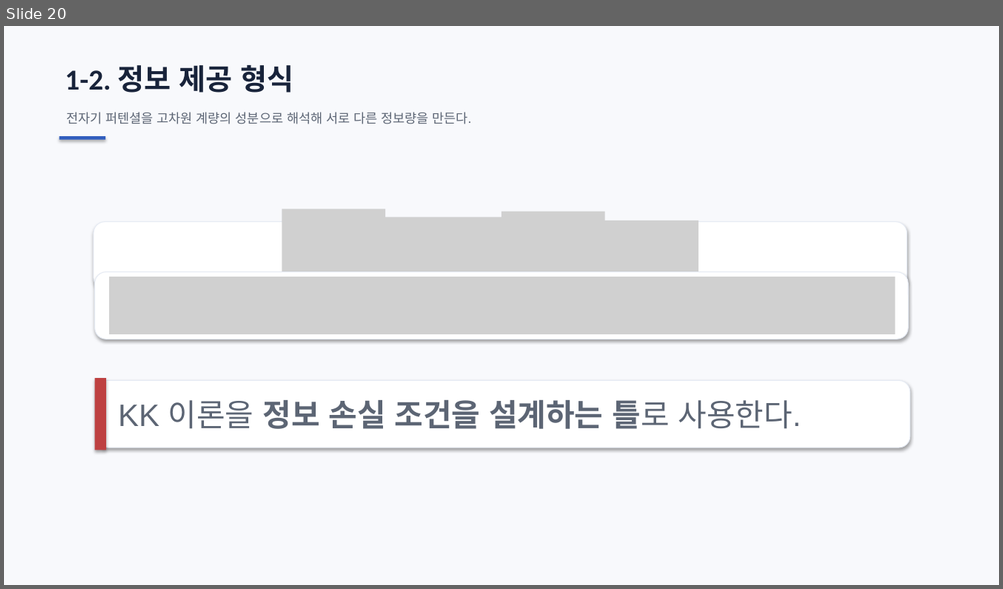
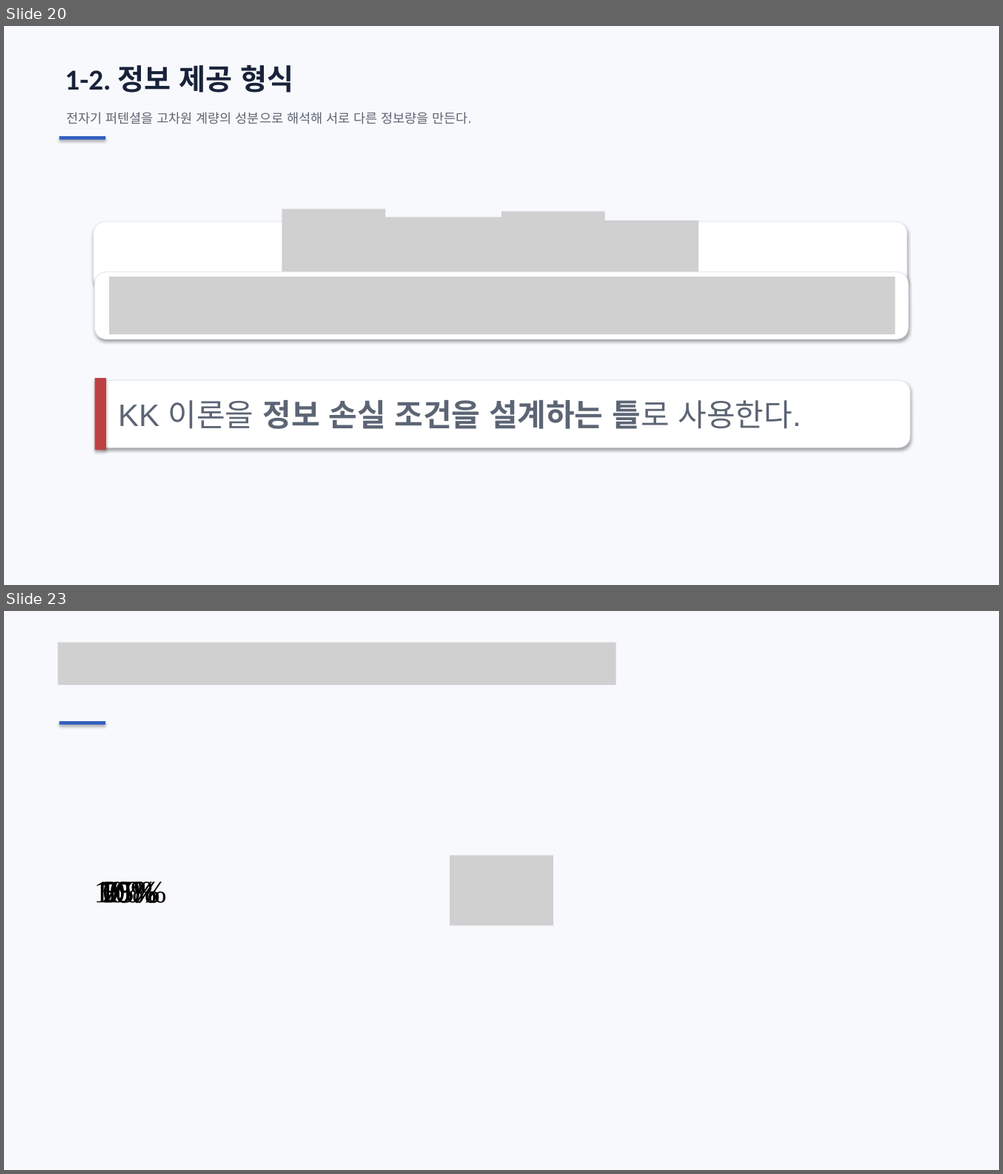
Before and after one commit to ohyunu525/KK-AI, a slide deck: Documents/보고서 파일.pptx. Shown one above the other, each under a label of ours: slide 20 before the commit, slides 20 and 23 after it; the slides between them are not shown. The pictures are 1003x589 and 1003x1174 pixels, drawn with LibreOffice and Linux fonts; fonts in the diff are those of the drawing; grey boxes stand for pictures; background and template pictures are left out. Boxes give left, top, right and bottom in pixels: in the first picture for what was removed or moved away, otherwise in the second. Text is boxed around its words. In the diff, an @@ line names an element or a change of style, - is before the commit and + after.

```diff
--- a/Documents/보고서 파일.pptx
+++ b/Documents/보고서 파일.pptx
@@ slide 23 added at [4,611,999,1170], background #F8F9FC @@
@@ picture added at [58,642,616,685] @@
@@ rectangle added at [60,721,105,724], fill #315EBE @@
@@ picture added at [449,856,553,925] @@
@@ text added at [94,878,167,908], 30 pt, text #000000 @@
+100%
@@ text added at [99,878,156,908], 30 pt, text #000000 @@
+10%
@@ text added at [99,878,156,908], 30 pt, text #000000 @@
+50%
@@ text added at [102,878,144,908], 30 pt, text #000000 @@
+0%
@@ text added at [102,878,159,908], 30 pt, text #000000 @@
+25%
@@ text added at [102,878,159,908], 30 pt, text #000000 @@
+75%
```
Also in this commit, not shown: 2 slides changed, 2 other slides added, 4 slides removed, 5 other files.
